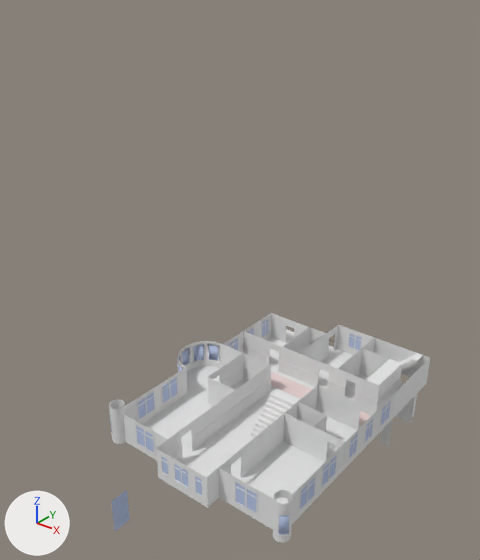
What one commit did to the Blender file Assets/models/floor_2/floor2b.blend.
Camera for both pictures: a camera (50 mm lens) standing at (45.4, -42.8, 71.0) and looking at (-22.6, 42.1, 18.4). The axes (+X, +Y, +Z) are drawn at lower left. The lights are the same throughout.

The first picture shows 'bedroom_e_wall_n', 'bedroom_se_floor', 'bedroom_se_wall_e', 'bedroom_se_wall_n', 'bedroom_se_wall_s', 'bedroom_se_wall_w', 'bedroom_sw_floor', 'center_hall.001', 'hall', 'main_hall_floor', 'north_west_wing', 'stair_main_upper'.
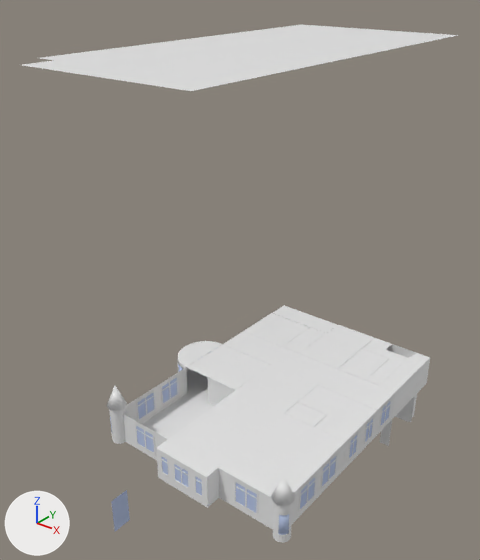
Where the newer file only moved an object's origin or applied its transform, the numbers keep the older frame.

Where the change shows, as pixel boxes (x1, y1, x2, y2) in the pictures (480 x 560 px):
'bedroom_s_w.002', shown
    after: (22, 25, 458, 91)
'hall.001', shown
    after: (157, 365, 318, 477)
'bedroom_s_e.001', shown
    after: (219, 413, 345, 497)
'north_west_wing.003', shown
    after: (224, 331, 395, 410)
'bedroom_e_ceiling', shown
    after: (285, 385, 377, 442)
'sun_room_ceiling', shown
    after: (187, 344, 270, 390)
'north_west_wing.001', shown
    after: (244, 305, 329, 347)
'Cube', shown
    after: (300, 325, 374, 369)
'north_west_wing.009', shown
    after: (338, 349, 418, 392)
'north_west_wing.011', shown
    after: (363, 338, 429, 369)
'tower_ceiling', shown
    after: (178, 341, 222, 367)
'secret_room_nw_ceiling', shown
    after: (283, 327, 325, 353)
'turret_e_ceiling', shown
    after: (271, 476, 295, 506)
'turret_w_ceiling', shown
    after: (107, 386, 127, 410)
'north_west_wing.008', shown
    after: (301, 322, 337, 352)
'bedroom_se_floor', unchanged, covered by the edit
    before: (239, 441, 341, 519)
'main_hall_floor', unchanged, covered by the edit
    before: (179, 391, 272, 479)
'north_west_wing', unchanged, covered by the edit
    before: (243, 331, 379, 400)
    after: (244, 331, 379, 386)
'hall', unchanged, covered by the edit
    before: (156, 365, 271, 469)

The change, as a diff of the scene's bpy script:
```diff
--- a/Assets/models/floor_2/floor2b.blend.py
+++ b/Assets/models/floor_2/floor2b.blend.py
@@ me_cube_044 @@
 me_cube_044.from_pydata(...)  # 8 vertices, 3 faces; spans x -1.0..1.0, y -1.0..1.0, z 2.0
 # used by ob_bedroom_s_w_002; parent = ob_floor_2; location = (-17.0, 3.0, 13.0); scale = (9.0, 13.0, 4.5)
+# me_cube_044 part 1: the whole mesh is scaled about its middle by (4.5, 6.54, 1), then moved by (-5.98, 8.31, 16.6)
@@ ob_secret_room_nw_ceiling @@
 ob_secret_room_nw_ceiling.scale = (1.43, 3.74, 2.24)
-ob_secret_room_nw_ceiling.hide_set(True)  # its collection is switched off
@@ ob_cube @@
 ob_cube.scale = (3.24, 5.47, 2.23)
-ob_cube.hide_set(True)  # its collection is switched off
@@ ob_turret_e_ceiling @@
 ob_turret_e_ceiling.scale = (1.25, 1.25, 1.5)
-ob_turret_e_ceiling.hide_set(True)  # its collection is switched off
@@ ob_turret_w_ceiling @@
 ob_turret_w_ceiling.scale = (1.25, 1.25, 1.5)
-ob_turret_w_ceiling.hide_set(True)  # its collection is switched off
@@ ob_north_west_wing_011 @@
 ob_north_west_wing_011.scale = (9.0, 4.0, 0.6)
-ob_north_west_wing_011.hide_set(True)  # its collection is switched off
@@ ob_sun_room_ceiling @@
 ob_sun_room_ceiling.scale = (9.0, 8.0, 0.6)
-ob_sun_room_ceiling.hide_set(True)  # its collection is switched off
@@ ob_bedroom_s_w_002 @@
 ob_bedroom_s_w_002.scale = (9.0, 13.0, 4.5)
-ob_bedroom_s_w_002.hide_set(True)  # its collection is switched off
@@ ob_bedroom_s_e_001 @@
 ob_bedroom_s_e_001.scale = (9.0, 13.0, 4.5)
-ob_bedroom_s_e_001.hide_set(True)  # its collection is switched off
@@ ob_bedroom_e_ceiling @@
 ob_bedroom_e_ceiling.scale = (9.0, 8.0, 0.6)
-ob_bedroom_e_ceiling.hide_set(True)  # its collection is switched off
@@ ob_north_west_wing_009 @@
 ob_north_west_wing_009.scale = (9.0, 7.0, 0.6)
-ob_north_west_wing_009.hide_set(True)  # its collection is switched off
@@ ob_north_west_wing_008 @@
 ob_north_west_wing_008.scale = (8.0, 11.0, 0.6)
-ob_north_west_wing_008.hide_set(True)  # its collection is switched off
@@ ob_north_west_wing_003 @@
 ob_north_west_wing_003.scale = (26.0, 5.0, 0.6)
-ob_north_west_wing_003.hide_set(True)  # its collection is switched off
@@ ob_north_west_wing_001 @@
 ob_north_west_wing_001.scale = (9.0, 11.0, 0.6)
-ob_north_west_wing_001.hide_set(True)  # its collection is switched off
@@ ob_hall_001 @@
 ob_hall_001.scale = (8.0, 39.0, 4.5)
-ob_hall_001.hide_set(True)  # its collection is switched off
@@ ob_tower_ceiling @@
 ob_tower_ceiling.scale = (8.0, 8.0, 1.0)
-ob_tower_ceiling.hide_set(True)  # its collection is switched off
@@ ob_ceiling @@
 ob_ceiling.scale = (5.5, 3.25, 2.25)
-ob_ceiling.hide_set(True)  # its collection is switched off
```
